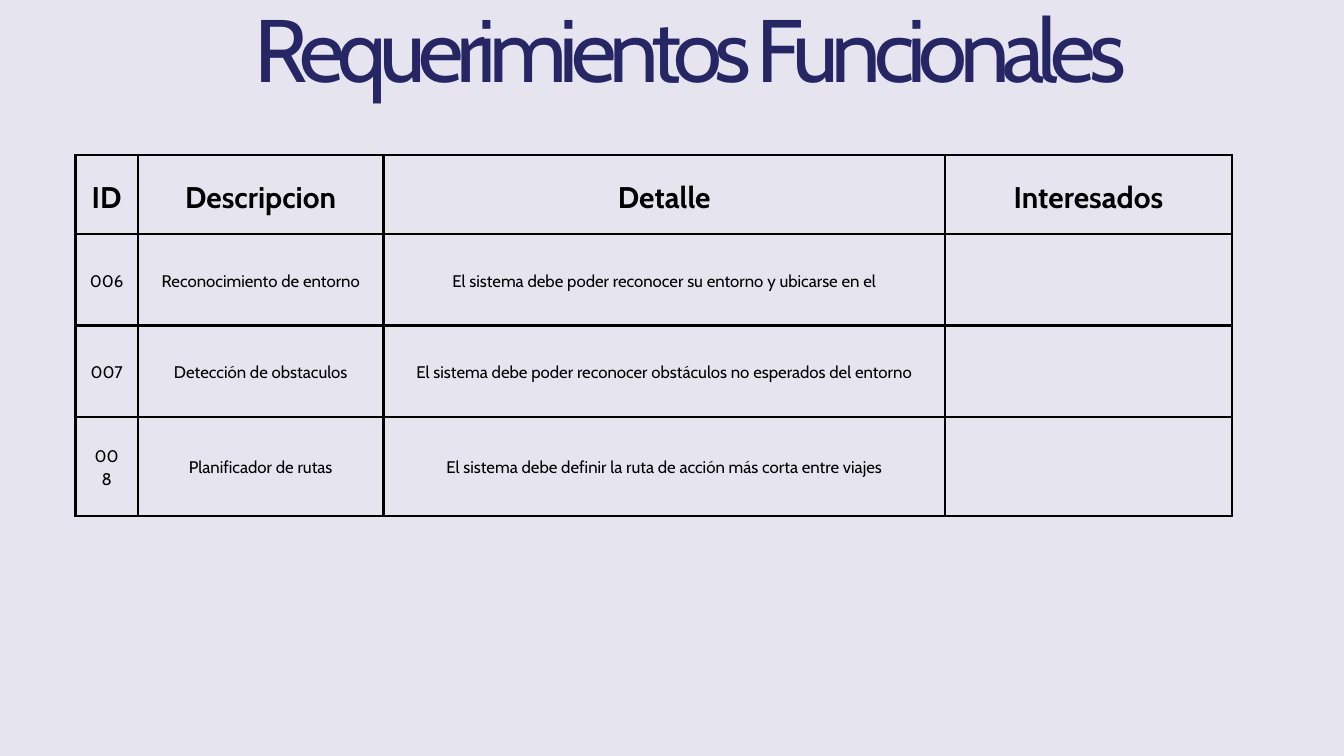
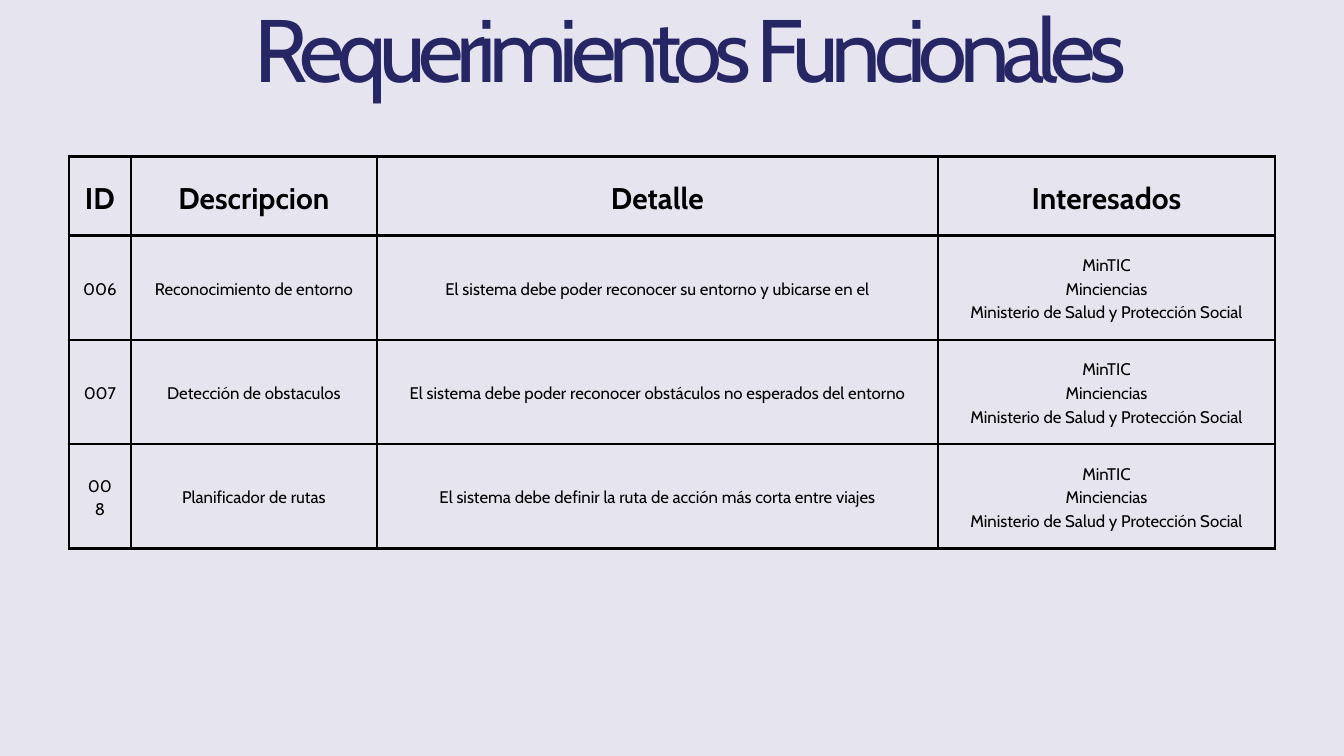
Before and after one commit to Jucer74/SoftwareArchitecture, a slide deck: slide 4 of Project/Context/HorusPath.context.pptx. Drawn at 1344x756 pixels with LibreOffice and Linux fonts; fonts in the diff are those of the drawing. Boxes give left, top, right and bottom in pixels: in the first picture for what was removed or moved away, otherwise in the second. Text is boxed around its words. In the diff, an @@ line names an element or a change of style, - is before the commit and + after.

```diff
--- a/Project/Context/HorusPath.context.pptx
+++ b/Project/Context/HorusPath.context.pptx
@@ table at <box>69,157,1275,548</box> @@
-row 2, column 4: 
+row 2, column 4: MinTIC / Minciencias / Ministerio de Salud y Protección Social
-row 3, column 4: 
+row 3, column 4: MinTIC / Minciencias / Ministerio de Salud y Protección Social
-row 4, column 4: 
+row 4, column 4: MinTIC / Minciencias / Ministerio de Salud y Protección Social
@@ table: place and size @@
-table at <box>75,155,1232,516</box>
+table at <box>69,157,1275,548</box>
```
Also in this commit, not shown: 1 other slide changed, 1 slide removed.
